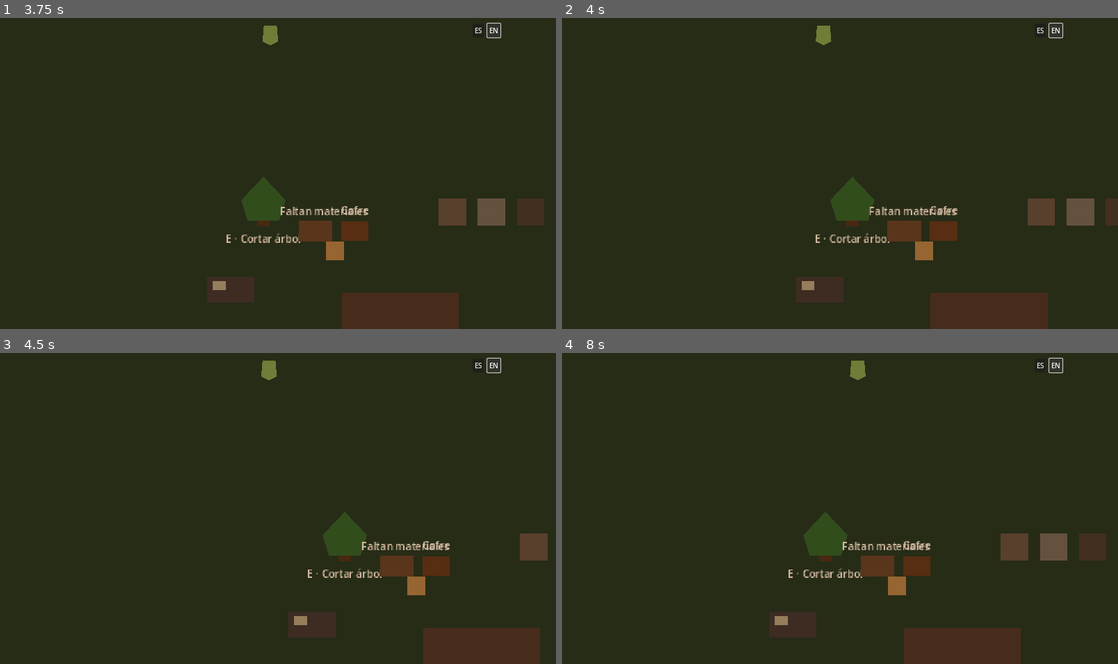
Above: before the commit, frames 1-4 (two rows, left to right).
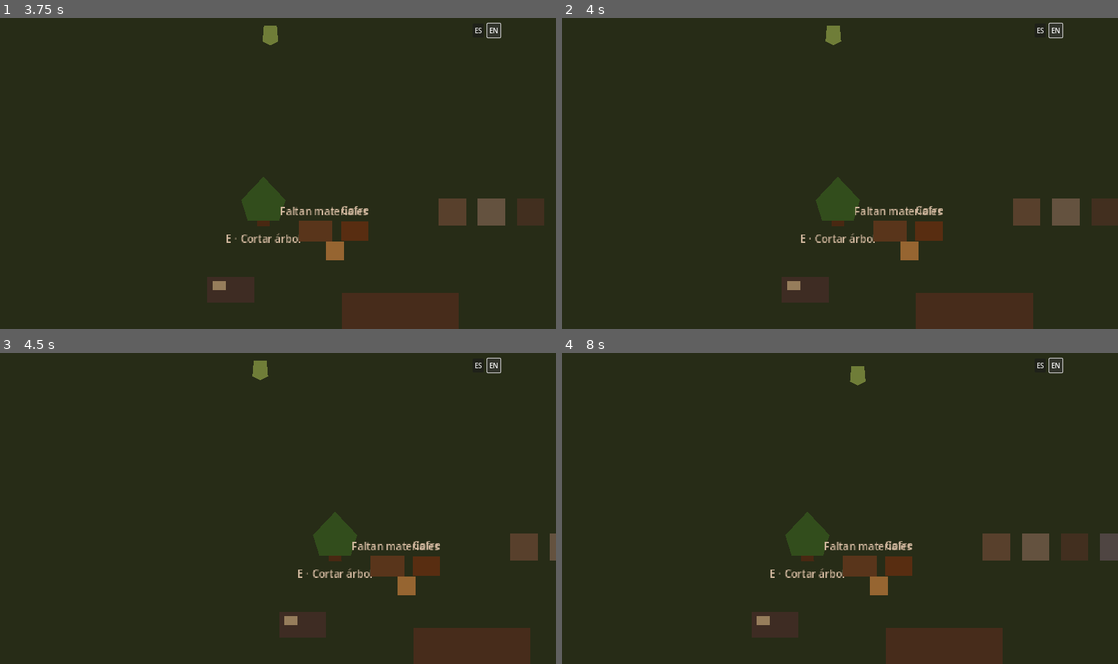
Above: after the commit, the same moments.

Repository: avarap/game1
Game: Godot game, scene res://main.tscn
The game is run twice, just before and just after one commit, with the same random seed, the same clock (stepped at 60 frames per second) and the same inputs.
Inputs:
- Up to frame 1 (3.75 s): click "ES" at 0.5 s; click "EN" at 1.25 s; tap Enter at 2 s; hold E (interact) 2.03-2.78 s; hold W (move_up) 2.03-3.53 s; tap E (interact) at 2.85 s; hold A (move_left) from 3.53 s (still down); hold E (interact) from 3.53 s (still down)
- Up to frame 2 (4 s): keep holding A (move_left); keep holding E (interact)
- Up to frame 3 (4.5 s): keep holding A (move_left); release E (interact) at 4.28 s; tap E (interact) at 4.35 s
- Up to frame 4 (8 s): release A (move_left) at 5.03 s; hold S (move_down) 5.03-5.78 s; hold E (interact) 5.03-5.78 s; hold D (move_right) 5.78-6.53 s; tap E (interact) at 5.85, 7.35 s; hold W (move_up) 6.53-7.28 s; hold E (interact) 6.53-7.28 s; hold D (move_right) from 7.28 s (still down)

Frame 1 is identical in both runs. In frame 2, 4.0% of the frame differs, in the area x 40-98%, y 2-100%; in frame 3, 2.7%; in frame 4, 5.0%, in the area x 35-100%, y 2-100%.

Commit message:
feat: add homestead and forest edge zones

Diff:
--- a/world/world.tscn
+++ b/world/world.tscn
@@ -21,9 +21,10 @@
 [ext_resource type="Resource" path="res://data/economy/yard_supplier.tres" id="19_merchant_data"]
 [ext_resource type="Script" path="res://world/technology/technology_controller.gd" id="20_technology_controller"]
 [ext_resource type="Resource" path="res://data/technology/sturdy_joinery.tres" id="21_technology_data"]
+[ext_resource type="Script" path="res://world/interactables/zone_transition.gd" id="22_zone_transition"]
 
 [sub_resource type="RectangleShape2D" id="Wall_horizontal"]
-size = Vector2(1600, 32)
+size = Vector2(2600, 32)
 
 [sub_resource type="RectangleShape2D" id="Wall_vertical"]
 size = Vector2(32, 1000)
@@ -39,6 +40,9 @@
 
 [sub_resource type="RectangleShape2D" id="Sleep_shape"]
 size = Vector2(72, 40)
+
+[sub_resource type="RectangleShape2D" id="Zone_gate_shape"]
+size = Vector2(48, 96)
 
 [node name="World" type="Node2D"]
 y_sort_enabled = true
@@ -47,6 +51,74 @@
 polygon = PackedVector2Array(0, 0, 1600, 0, 1600, 1000, 0, 1000)
 color = Color(0.19, 0.24, 0.15, 1)
 z_index = -10
+
+[node name="Zones" type="Node2D" parent="."]
+
+[node name="Homestead" type="Node2D" parent="Zones"]
+
+[node name="Ground" type="TileMapLayer" parent="Zones/Homestead"]
+
+[node name="Terrain" type="TileMapLayer" parent="Zones/Homestead"]
+
+[node name="Decoration" type="TileMapLayer" parent="Zones/Homestead"]
+
+[node name="Collision" type="TileMapLayer" parent="Zones/Homestead"]
+
+[node name="Foreground" type="TileMapLayer" parent="Zones/Homestead"]
+
+[node name="Navigation" type="TileMapLayer" parent="Zones/Homestead"]
+
+[node name="ForestGate" type="Area2D" parent="Zones/Homestead"]
+position = Vector2(1510, 500)
+collision_layer = 2
+collision_mask = 0
+script = ExtResource("22_zone_transition")
+prompt = "Ir al borde del bosque"
+target_position = Vector2(2050, 500)
+
+[node name="Visual" type="Polygon2D" parent="Zones/Homestead/ForestGate"]
+polygon = PackedVector2Array(-24, -48, 24, -48, 24, 48, -24, 48)
+color = Color(0.31, 0.4, 0.2, 0.75)
+
+[node name="CollisionShape2D" type="CollisionShape2D" parent="Zones/Homestead/ForestGate"]
+shape = SubResource("Zone_gate_shape")
+
+[node name="ForestEdge" type="Node2D" parent="Zones"]
+
+[node name="Ground" type="TileMapLayer" parent="Zones/ForestEdge"]
+
+[node name="Terrain" type="TileMapLayer" parent="Zones/ForestEdge"]
+
+[node name="Decoration" type="TileMapLayer" parent="Zones/ForestEdge"]
+
+[node name="Collision" type="TileMapLayer" parent="Zones/ForestEdge"]
+
+[node name="Foreground" type="TileMapLayer" parent="Zones/ForestEdge"]
+
+[node name="Navigation" type="TileMapLayer" parent="Zones/ForestEdge"]
+
+[node name="AreaVisual" type="Polygon2D" parent="Zones/ForestEdge"]
+polygon = PackedVector2Array(1600, 0, 2600, 0, 2600, 1000, 1600, 1000)
+color = Color(0.14, 0.21, 0.12, 1)
+z_index = -10
+
+[node name="HomesteadGate" type="Area2D" parent="Zones/ForestEdge"]
+position = Vector2(1950, 500)
+collision_layer = 2
+collision_mask = 0
+script = ExtResource("22_zone_transition")
+prompt = "Volver a la propiedad"
+target_position = Vector2(1450, 500)
+
+[node name="Visual" type="Polygon2D" parent="Zones/ForestEdge/HomesteadGate"]
+polygon = PackedVector2Array(-24, -48, 24, -48, 24, 48, -24, 48)
+color = Color(0.36, 0.3, 0.19, 0.75)
+
+[node name="CollisionShape2D" type="CollisionShape2D" parent="Zones/ForestEdge/HomesteadGate"]
+shape = SubResource("Zone_gate_shape")
+
+[node name="ForestTree" parent="Zones/ForestEdge" instance=ExtResource("3_tree")]
+position = Vector2(2200, 430)
 
 [node name="DayNightCycle" type="CanvasModulate" parent="."]
 script = ExtResource("10_day_night")
@@ -176,12 +248,12 @@
 [node name="Boundaries" type="Node2D" parent="."]
 
 [node name="Top" type="StaticBody2D" parent="Boundaries"]
-position = Vector2(800, 0)
+position = Vector2(1300, 0)
 [node name="CollisionShape2D" type="CollisionShape2D" parent="Boundaries/Top"]
 shape = SubResource("Wall_horizontal")
 
 [node name="Bottom" type="StaticBody2D" parent="Boundaries"]
-position = Vector2(800, 1000)
+position = Vector2(1300, 1000)
 [node name="CollisionShape2D" type="CollisionShape2D" parent="Boundaries/Bottom"]
 shape = SubResource("Wall_horizontal")
 
@@ -191,7 +263,7 @@
 shape = SubResource("Wall_vertical")
 
 [node name="Right" type="StaticBody2D" parent="Boundaries"]
-position = Vector2(1600, 500)
+position = Vector2(2600, 500)
 [node name="CollisionShape2D" type="CollisionShape2D" parent="Boundaries/Right"]
 shape = SubResource("Wall_vertical")
 
Not shown: 1 places in world/world.tscn that only renumber resources
